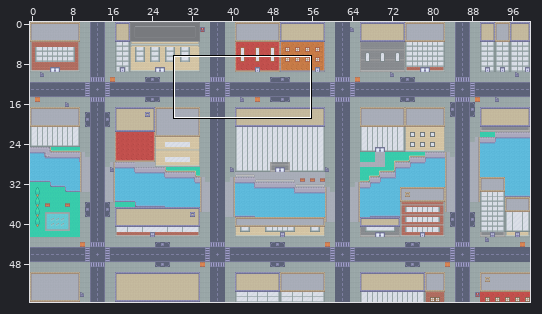
Two versions of a level (Tiled map, assets/Maps/map_tutorial.tmx). The picture above shows the old version from afar; the outline marks the close-up.
Close-up. Before the edit:
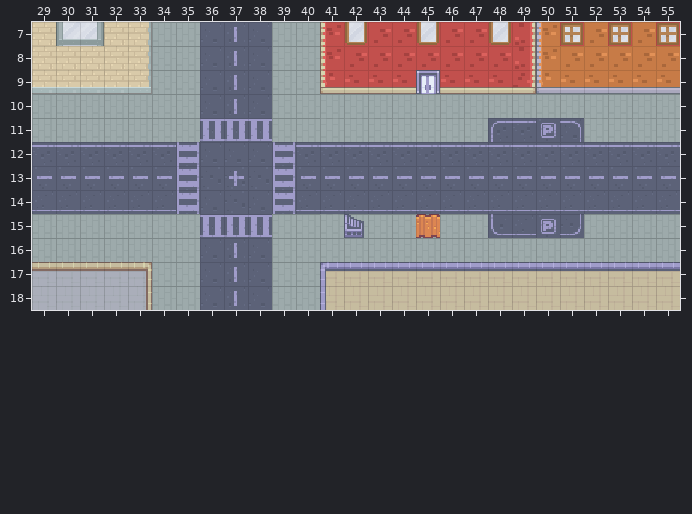
Cells are 16x16 px. Shown: x 29..55, y 7..18. The commit also changed other parts of the map, which this record leaves out.
New version:
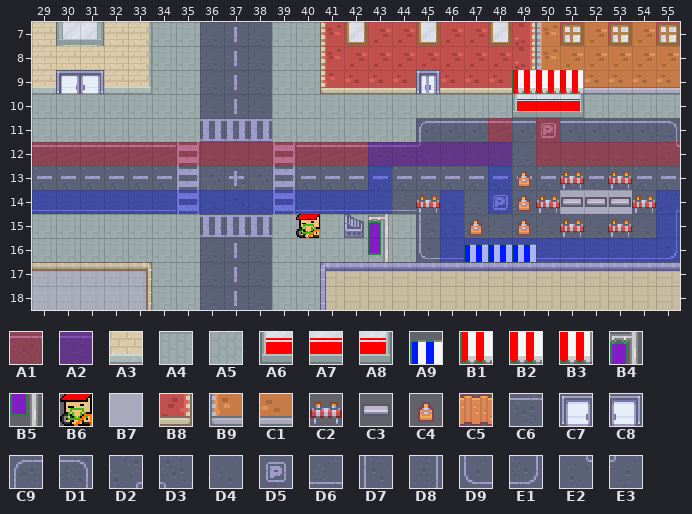
Key: from "Colours": A1 0, A2 24; from "roguelikeCity_magenta": A3 306, A4 704, A5 741; from "roguelikeCity_magenta_final_bi": A6 194, A7 202, A8 210, A9 393, B1 438, B2 446, B3 454, B4 676, B5 716, B6 1087; from "urbanRPG": B7 36, B8 100, B9 206, C1 207, C2 221, C3 298, C4 307, C5 383, C6 406, C7 412, C8 413, C9 437, D1 438, D2 439, D3 440, D4 441, D5 442, D6 460, D7 461, D8 463, D9 464, E1 465, E2 466, E3 467.
__ is an empty cell.
Tiles of an added or newly shown layer are drawn over the layers below it.
See-through tiles are keyed as they look on the map.
Difference:
Layer "Tile Layer Under":
Tile D6 gives way to one hidden under a higher layer in row 14 at x 48.
The edit turns tile D6 into tile B7 in row 14 at x 51 to 53.
There is now tile C6 in row 11 at x 46 to 48 and 51 to 54.
There is now tile C9 in row 11 at x 45.
There is now tile D1 in row 11 at x 55.
The edit turns tile D6 into tile D2 in row 14 at x 55.
The edit turns tile D6 into tile D3 in row 14 at x 45.
There is now tile D4 in row 15 at x 48 to 51.
The edit turns tile A4 into tile D4 in row 15 at x 46 to 47 and 52 to 54.
The edit turns tile D6 into tile D4 in row 14 at x 46 to 47, 49 to 50 and 54.
The edit turns tile A4 into tile D6 in row 16 at x 46 to 54.
The edit turns tile A4 into tile D7 in row 15 at x 45.
The edit turns tile A4 into tile D8 in row 15 at x 55.
The edit turns tile A4 into tile D9 in row 16 at x 45.
The edit turns tile A4 into tile E1 in row 16 at x 55.
Layer "Tile Layer Over":
There is now tile A6 in row 10 at x 49.
There is now tile A7 in row 10 at x 50.
There is now tile A8 in row 10 at x 51.
There is now tile A9 in row 16 at x 47 to 49.
The edit turns tile B8 into tile B1 in row 9 at x 49.
The edit turns tile B9 into tile B2 in row 9 at x 50.
The edit turns tile C1 into tile B3 in row 9 at x 51.
There is now tile B4 in row 15 at x 43.
There is now tile B5 in row 16 at x 43.
There is now tile B6 in row 15 at x 40.
The edit turns tile E1 into tile C2 in row 15 at x 51.
There is now tile C2 in row 13 at x 51 and 53; in row 14 at x 45, 50 and 54; in row 15 at x 53.
There is now tile C3 in row 14 at x 51 to 53.
The edit turns tile D6 into tile C4 in row 15 at x 49.
There is now tile C4 in rows 13 to 14 at x 49; in row 15 at x 47.
The edit turns tile A3 into tile C7 in row 9 at x 30.
The edit turns tile A3 into tile C8 in row 9 at x 31.
There is now tile D4 in row 12 at x 46 to 54.
There is now tile D5 in row 14 at x 48.
There is now tile E2 in row 12 at x 55.
There is now tile E3 in row 12 at x 45.
Tile A5 is gone in row 11 at x 45 to 47 and 52 to 55.
Tile C5 is gone in row 15 at x 45.
Tile C9 is gone in row 11 at x 48.
Tile D1 is gone in row 11 at x 51.
Tile D5 is gone in row 15 at x 50.
Tile D9 is gone in row 15 at x 48.
Layer "overlay" (added):
There is now tile A1 in row 11 at x 48 and 50; in row 12 at x 29 to 48 and 50 to 55.
Layer "overlay2" (added):
There is now tile A2 in row 12 at x 43 to 48; in row 13 at x 43 and 48; in row 14 at x 29 to 43, 46, 48 and 55; in row 15 at x 46 and 55; in row 16 at x 46 to 55.
